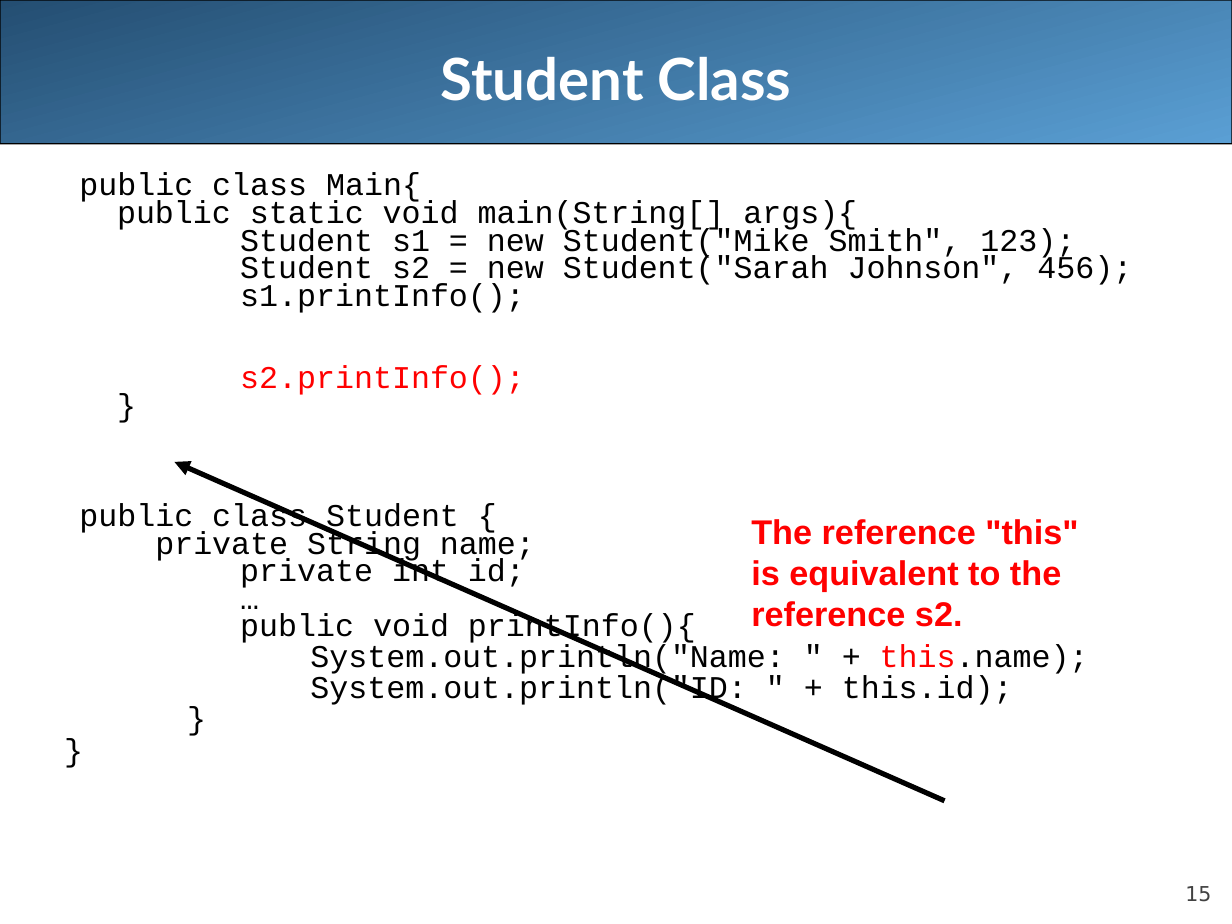
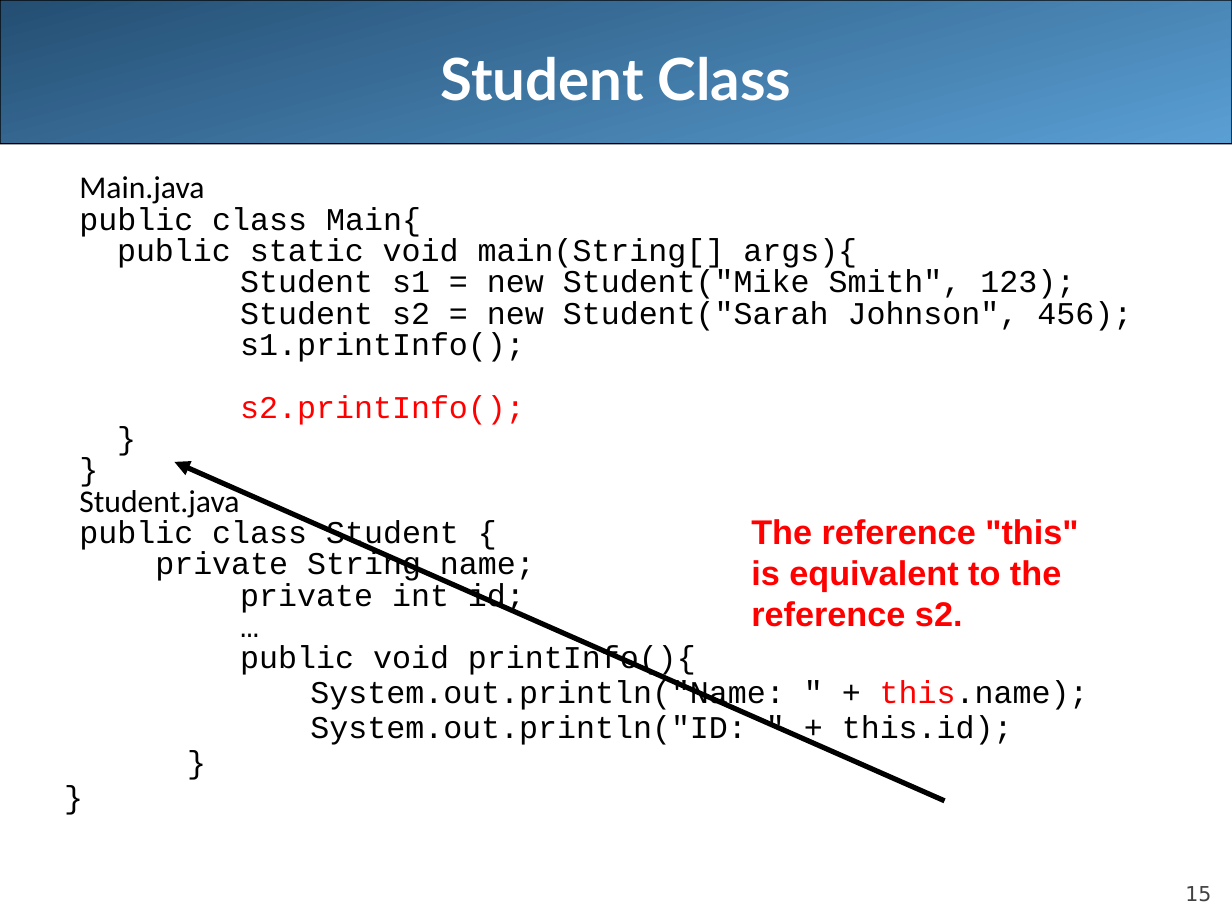
Before and after one commit to LongBaoNguyen/longbaonguyen.github.io, a slide deck: slide 15 of courses/apcsa/lecture15.ppt. Drawn at 1232x924 pixels with LibreOffice and Linux fonts; fonts in the diff are those of the drawing. Boxes give left, top, right and bottom in pixels: in the first picture for what was removed or moved away, otherwise in the second. Text is boxed around its words. In the diff, an @@ line names an element or a change of style, - is before the commit and + after.

```diff
--- a/courses/apcsa/lecture15.ppt
+++ b/courses/apcsa/lecture15.ppt
@@ text at (79, 176, 204, 204): paragraph added @@
+  Main.java
@@ text at (79, 207, 1132, 745): line spacing 0.5 to 0.6; line spacing 0.6 to 0.7 @@
@@ text at (79, 485, 239, 518): paragraphs added @@
+  }
+  Student.java
```
Also in this commit, not shown: 3 other slides changed, 17 other files.
